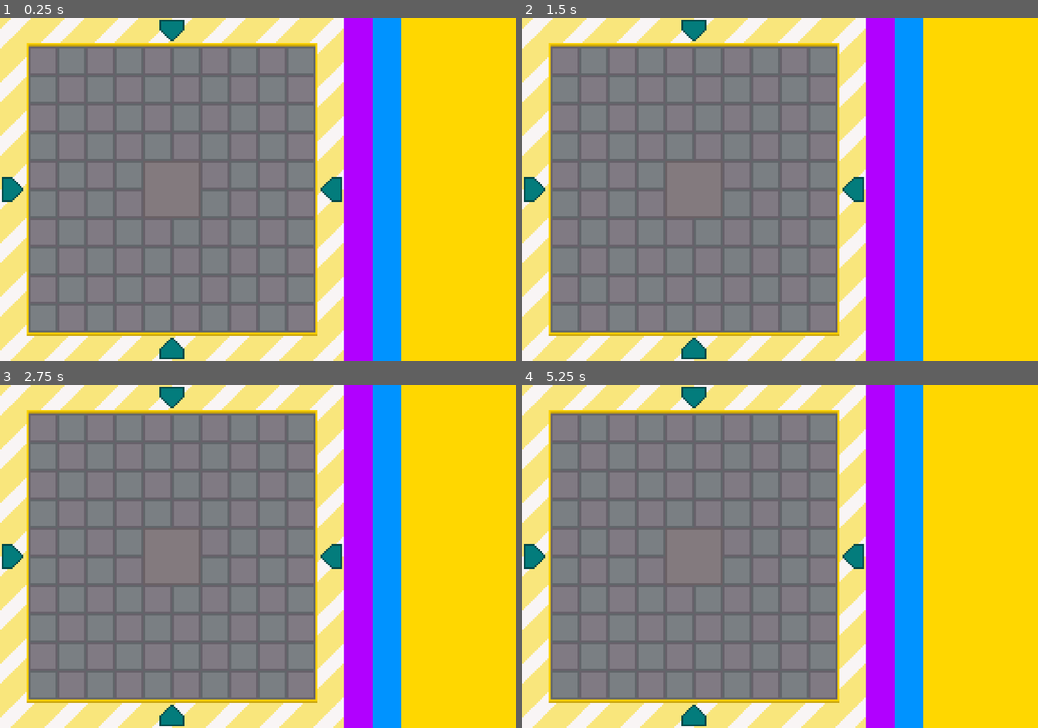
Above: before the commit, frames 1-4 (two rows, left to right).
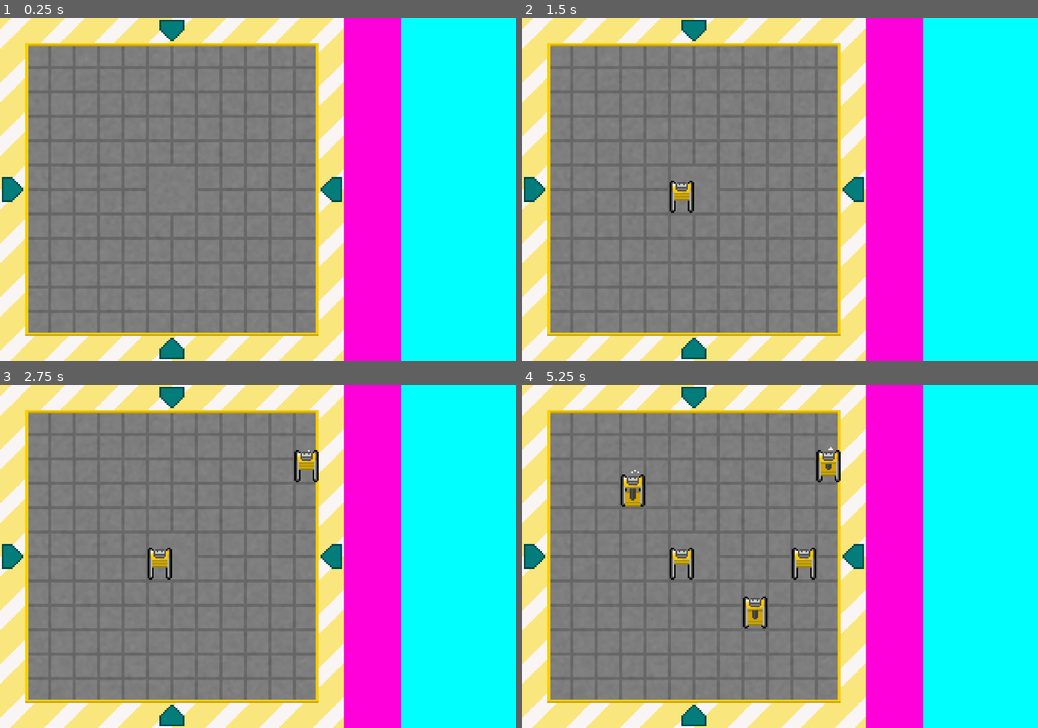
Above: after the commit, the same moments.

Repository: Evellior/GGJ22
Game: Godot game, scene res://Main.tscn
Same seed, same stepped clock (60 frames per second), same inputs: the game is played once before the commit and once after it.
Inputs (mouse positions are in pixels of both pictures, inside the frame that each line leads up to):
- Up to frame 1 (0.25 s): no input
- Up to frame 2 (1.5 s): tap Enter at 0.5 s; move the mouse to (893, 172) at 0.52 s; click (893, 172) at 0.67 s; tap Space at 1.25 s; move the mouse to (676, 206) at 1.27 s; click (676, 206) at 1.42 s
- Up to frame 3 (2.75 s): tap Enter at 2 s; move the mouse to (309, 481) at 2.02 s; click (309, 481) at 2.17 s
- Up to frame 4 (5.25 s): move the mouse to (754, 625) at 2.77 s; click (754, 625) at 2.92 s; move the mouse to (934, 607) at 3.52 s; click (934, 607) at 3.67 s; move the mouse to (625, 505) at 4.27 s; click (625, 505) at 4.42 s; move the mouse to (805, 556) at 5.02 s; click (805, 556) at 5.17 s

The runs differ from the first frame. In frame 1, 49% of the frame differs, in the area x 4-100%, y 0-100%; in frame 2, 49%; in frame 3, 50%; in frame 4, 50%.

Commit message:
oops, it's all in one commit

Diff:
--- /dev/null
+++ b/Building.tscn
@@ -0,0 +1,55 @@
+[gd_scene load_steps=10 format=2]
+
+[ext_resource path="res://Art/tower_thumperx64.png" type="Texture" id=1]
+
+[sub_resource type="RectangleShape2D" id=1]
+
+[sub_resource type="AtlasTexture" id=2]
+flags = 4
+atlas = ExtResource( 1 )
+region = Rect2( 0, 0, 64, 96 )
+
+[sub_resource type="AtlasTexture" id=3]
+flags = 4
+atlas = ExtResource( 1 )
+region = Rect2( 64, 0, 64, 96 )
+
+[sub_resource type="AtlasTexture" id=4]
+flags = 4
+atlas = ExtResource( 1 )
+region = Rect2( 128, 0, 64, 96 )
+
+[sub_resource type="AtlasTexture" id=5]
+flags = 4
+atlas = ExtResource( 1 )
+region = Rect2( 192, 0, 64, 96 )
+
+[sub_resource type="AtlasTexture" id=6]
+flags = 4
+atlas = ExtResource( 1 )
+region = Rect2( 256, 0, 64, 96 )
+
+[sub_resource type="AtlasTexture" id=7]
+flags = 4
+atlas = ExtResource( 1 )
+region = Rect2( 320, 0, 64, 96 )
+
+[sub_resource type="SpriteFrames" id=8]
+animations = [ {
+"frames": [ SubResource( 2 ), SubResource( 3 ), SubResource( 4 ), SubResource( 5 ), SubResource( 6 ), SubResource( 7 ) ],
+"loop": true,
+"name": "default",
+"speed": 5.0
+} ]
+
+[node name="Node2D" type="Node2D"]
+
+[node name="Area2D" type="Area2D" parent="."]
+
+[node name="CollisionShape2D" type="CollisionShape2D" parent="Area2D"]
+shape = SubResource( 1 )
+
+[node name="AnimatedSprite" type="AnimatedSprite" parent="."]
+frames = SubResource( 8 )
+frame = 5
+playing = true
--- a/Main.gd
+++ b/Main.gd
@@ -1,11 +1,27 @@
 extends Node
 
 export(PackedScene) var Goblin_scene
+
+export(PackedScene) var Building_Collection
+
 var Direction = 0
+var buildings = PoolVector2Array()
 # Declare member variables here. Examples:
 # var a = 2
 # var b = "text"
 
+func closestBuilding(myLocation):
+	var rtn = Vector2()
+	var dist = float()
+	if (buildings.size() > 0):
+		rtn = buildings[0]
+		dist = rtn.distance_to(myLocation)
+		for i in range(1,buildings.size()):
+			if (buildings[i].distance_to(myLocation) < dist):
+				rtn = buildings[i]
+				dist = rtn.distance_to(myLocation)
+	else: rtn = Vector2(myLocation)
+	return rtn
 
 # Called when the node enters the scene tree for the first time.
 func _ready():
@@ -15,6 +31,34 @@
 #func _process(delta):
 #	pass
 
+func isBuildingHere(location):
+	if (buildings.size() > 0):
+		for i in buildings.size():
+			if (buildings[i].x == location.x && buildings[i].y == location.y):
+				return true
+	return false
+
+func placeBuilding(location):
+	#set location to grid
+	var offset = 64.0/2
+	location.x -= fmod(location.x, 64.0) - offset - 2
+	location.y -= fmod(location.y, 64.0) - offset + 17
+	#check is inside build area
+	if (location.x > 64 && location.x < 13*64 && location.y > 64 && location.y < 13*64):
+		if (!isBuildingHere(location)):
+			var newBuilding = Building_Collection.instance()
+			newBuilding.position = location
+			newBuilding.z_index = location.y
+			add_child(newBuilding)
+			buildings.push_back(newBuilding.position)
+	pass
+
+func _input(event):
+	# print(event.as_text())
+	if event is InputEventMouseButton:
+		if event.is_pressed():
+			placeBuilding(event.position)
+	pass
 
 func _on_Spawn_timeout():
 	var SpawnPoint = ""
--- a/Main.tscn
+++ b/Main.tscn
@@ -1,8 +1,9 @@
-[gd_scene load_steps=8 format=2]
+[gd_scene load_steps=9 format=2]
 
 [ext_resource path="res://Art/screen_template.png" type="Texture" id=1]
 [ext_resource path="res://Goblin.tscn" type="PackedScene" id=2]
 [ext_resource path="res://Main.gd" type="Script" id=3]
+[ext_resource path="res://Building.tscn" type="PackedScene" id=4]
 
 [sub_resource type="Curve2D" id=1]
 _data = {
@@ -27,6 +28,7 @@
 [node name="Node2D" type="Node2D"]
 script = ExtResource( 3 )
 Goblin_scene = ExtResource( 2 )
+Building_Collection = ExtResource( 4 )
 
 [node name="TextureRect" type="TextureRect" parent="."]
 margin_right = 1327.0
Binary file changed: Art/screen_template.png
